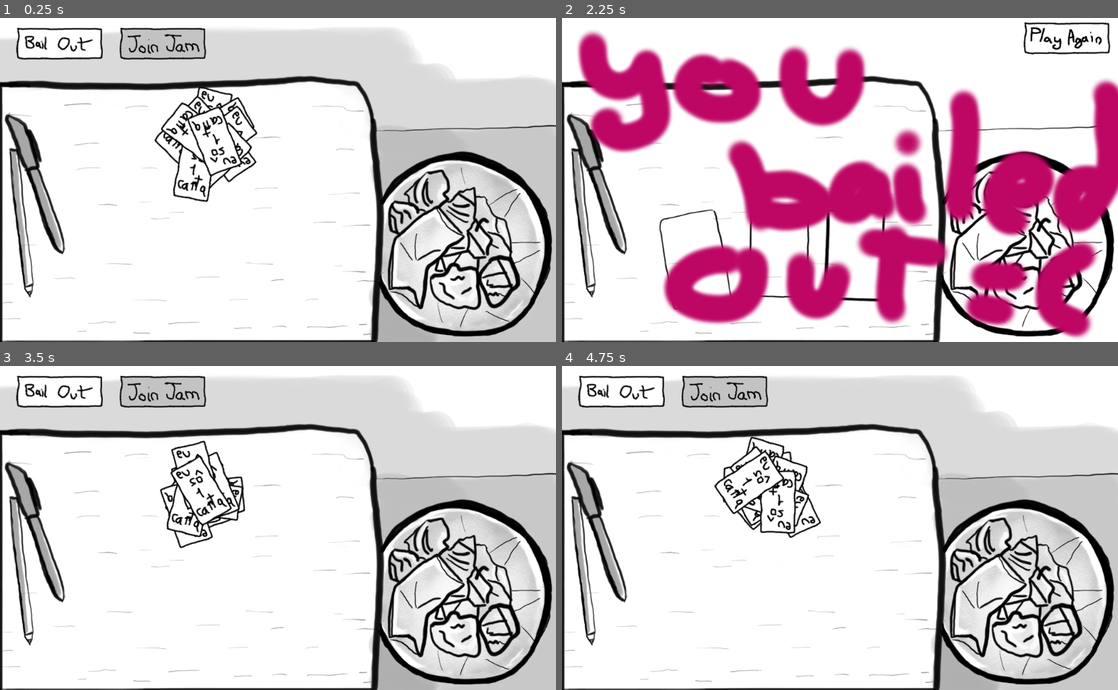
Above: before the commit, frames 1-4 (two rows, left to right).
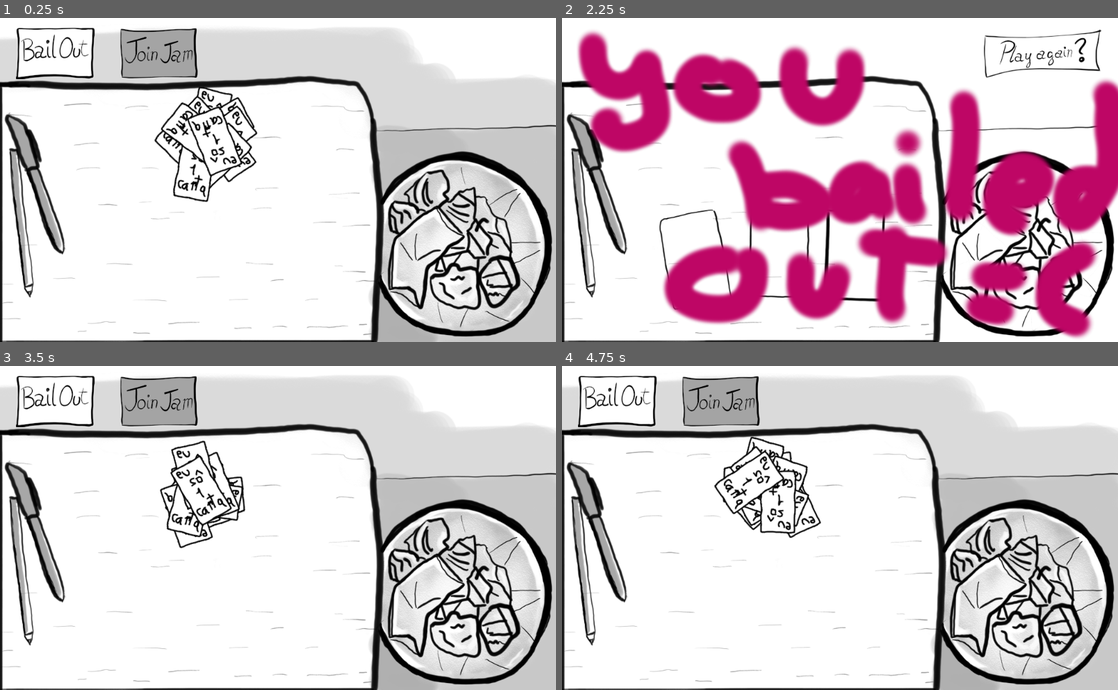
Above: after the commit, the same moments.

Repository: brocoli/ld43
Game: Godot game, scene res://scene/Main.tscn
The game is run twice, just before and just after one commit, with the same random seed, the same clock (stepped at 60 frames per second) and the same inputs.
Inputs (mouse positions are in pixels of both pictures, inside the frame that each line leads up to; where the layout moved, square brackets give the same spot in the first picture):
- Up to frame 1 (0.25 s): no input
- Up to frame 2 (2.25 s): click (623, 53) [623, 43] at 0.5 s; click (1040, 53) [1067, 37] at 1.25 s; click (623, 53) [623, 43] at 2 s
- Up to frame 3 (3.5 s): click (478, 401) [505, 385] at 2.75 s
- Up to frame 4 (4.75 s): click (623, 401) [623, 391] at 3.5 s; click (1040, 401) [1067, 385] at 4.25 s

The runs differ from the first frame. In frame 1, 3.6% of the frame differs, in the area x 2-38%, y 3-19%; in frame 2, 1.0%; in frame 3, 3.6%; in frame 4, 3.6%.

Commit message:
Buttons

Diff:
--- a/scene/BailOut.tscn
+++ b/scene/BailOut.tscn
@@ -1,11 +1,11 @@
 [gd_scene load_steps=5 format=2]
 
 [ext_resource path="res://art/bg_you_bailed_out.png" type="Texture" id=1]
-[ext_resource path="res://art/play_again.png" type="Texture" id=2]
-[ext_resource path="res://art/play_again_pressed.png" type="Texture" id=3]
+[ext_resource path="res://art/Buttons/botao_PlayAgainP.PNG" type="Texture" id=2]
+[ext_resource path="res://art/Buttons/botao_PlayAgainPressedP.PNG" type="Texture" id=3]
 [ext_resource path="res://scene/PlayAgain.gd" type="Script" id=4]
 
-[node name="BailOut" type="Node"]
+[node name="BailOut" type="Node" index="0"]
 
 [node name="Sprite" type="Sprite" parent="." index="0"]
 
@@ -19,10 +19,10 @@
 anchor_top = 0.0
 anchor_right = 0.0
 anchor_bottom = 0.0
-margin_left = 850.0
-margin_top = 10.0
-margin_right = 1010.0
-margin_bottom = 70.0
+margin_left = 777.0
+margin_top = 21.0
+margin_right = 994.0
+margin_bottom = 116.0
 rect_pivot_offset = Vector2( 0, 0 )
 rect_clip_content = false
 focus_mode = 2
--- a/scene/JoinJam.tscn
+++ b/scene/JoinJam.tscn
@@ -1,8 +1,8 @@
 [gd_scene load_steps=5 format=2]
 
 [ext_resource path="res://art/bg_you_are_jammer.png" type="Texture" id=1]
-[ext_resource path="res://art/play_again.png" type="Texture" id=2]
-[ext_resource path="res://art/play_again_pressed.png" type="Texture" id=3]
+[ext_resource path="res://art/Buttons/botao_PlayAgainP.PNG" type="Texture" id=2]
+[ext_resource path="res://art/Buttons/botao_PlayAgainPressedP.PNG" type="Texture" id=3]
 [ext_resource path="res://scene/PlayAgain.gd" type="Script" id=4]
 
 [node name="JoinJam" type="Node"]
@@ -19,10 +19,10 @@
 anchor_top = 0.0
 anchor_right = 0.0
 anchor_bottom = 0.0
-margin_left = 850.0
+margin_left = 786.0
 margin_top = 10.0
-margin_right = 1010.0
-margin_bottom = 70.0
+margin_right = 1003.0
+margin_bottom = 105.0
 rect_pivot_offset = Vector2( 0, 0 )
 rect_clip_content = false
 focus_mode = 2
--- a/scene/Main.tscn
+++ b/scene/Main.tscn
@@ -4,15 +4,15 @@
 [ext_resource path="res://scene/Trashcan.tscn" type="PackedScene" id=2]
 [ext_resource path="res://scene/CardHandler.tscn" type="PackedScene" id=3]
 [ext_resource path="res://scene/CardPicker.tscn" type="PackedScene" id=4]
-[ext_resource path="res://art/join_jam.png" type="Texture" id=5]
-[ext_resource path="res://art/join_jam_pressed.png" type="Texture" id=6]
-[ext_resource path="res://art/join_jam_disabled.png" type="Texture" id=7]
+[ext_resource path="res://art/Buttons/botao_JoinJamP.png" type="Texture" id=5]
+[ext_resource path="res://art/Buttons/botao_JoinJamHoverP.png" type="Texture" id=6]
+[ext_resource path="res://art/Buttons/botao_JoinJamDisableP.png" type="Texture" id=7]
 [ext_resource path="res://scene/JoinJam.gd" type="Script" id=8]
-[ext_resource path="res://art/bail_out.png" type="Texture" id=9]
-[ext_resource path="res://art/bail_out_pressed.png" type="Texture" id=10]
+[ext_resource path="res://art/Buttons/botao_bailOutP.png" type="Texture" id=9]
+[ext_resource path="res://art/Buttons/botao_bailOuthoverP.png" type="Texture" id=10]
 [ext_resource path="res://scene/BailOut.gd" type="Script" id=11]
 
-[node name="Main" type="Node" index="0"]
+[node name="Main" type="Node"]
 
 _sections_unfolded = [ "Pause", "Z Index" ]
 
@@ -79,6 +79,7 @@
 group = null
 texture_normal = ExtResource( 5 )
 texture_pressed = ExtResource( 6 )
+texture_hover = ExtResource( 6 )
 texture_disabled = ExtResource( 7 )
 script = ExtResource( 8 )
 _sections_unfolded = [ "Anchor", "Focus", "Grow Direction", "Hint", "Margin", "Mouse", "Rect", "Size Flags", "Textures", "Theme" ]
@@ -106,6 +107,7 @@
 group = null
 texture_normal = ExtResource( 9 )
 texture_pressed = ExtResource( 10 )
+texture_hover = ExtResource( 10 )
 script = ExtResource( 11 )
 _sections_unfolded = [ "Textures" ]
 
Binary file added: art/Buttons/botao_PlayAgainP.PNG
Not shown, added: art/Buttons/botao_PlayAgainP.PNG.import
Binary file added: art/Buttons/botao_PlayAgainPressedP.PNG
Not shown, added: art/Buttons/botao_PlayAgainPressedP.PNG.import
